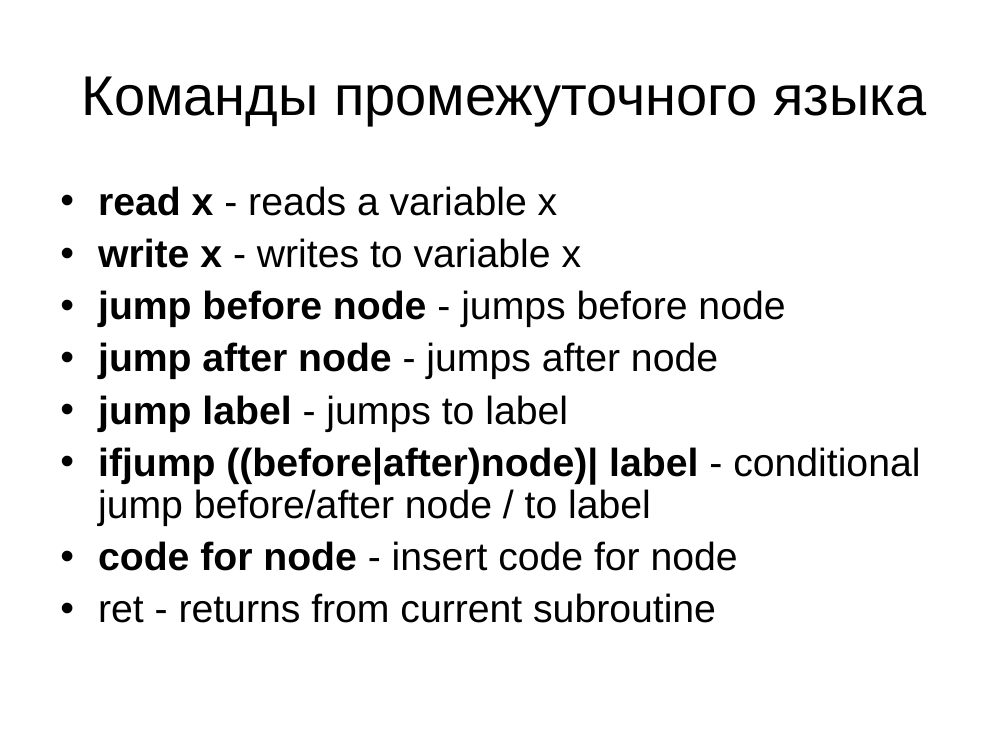
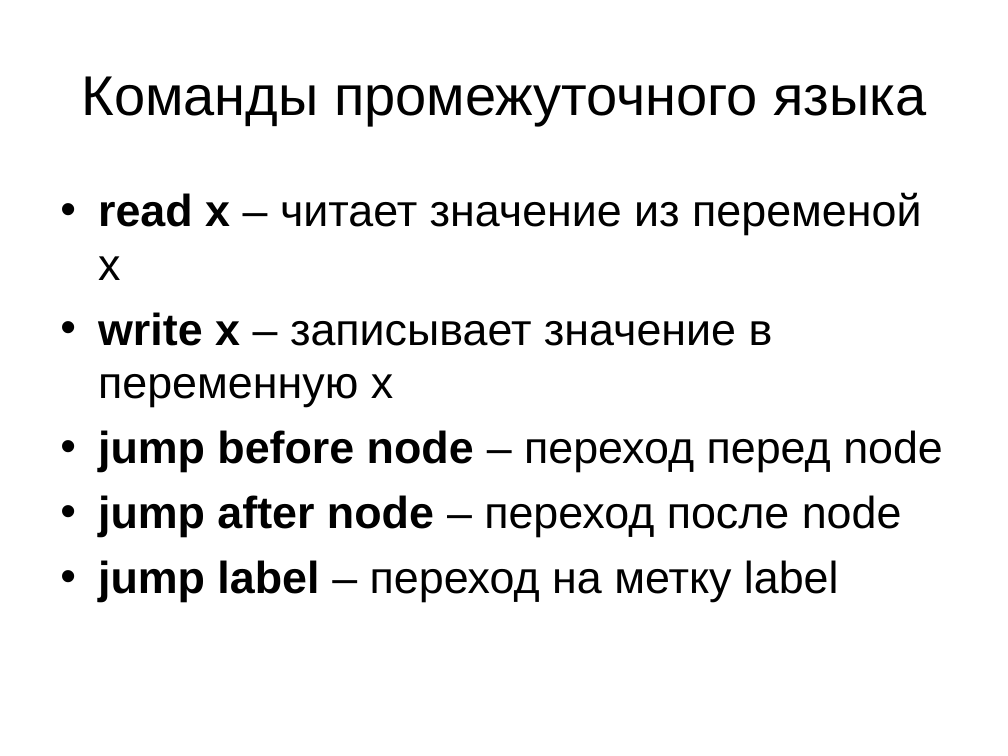
Before and after one commit to mazine/umk, a slide deck: slide 3 of presentations/Dataflow.ppt. Drawn at 1008x756 pixels with LibreOffice and Linux fonts; fonts in the diff are those of the drawing. Boxes give left, top, right and bottom in pixels: in the first picture for what was removed or moved away, otherwise in the second. Text is boxed around its words. In the diff, an @@ line names an element or a change of style, - is before the commit and + after.

```diff
--- a/presentations/Dataflow.ppt
+++ b/presentations/Dataflow.ppt
@@ text at (x1=98, y1=192, x2=943, y2=602): text changed; size 28 to 32 pt @@
-• read x - reads a variable x
-• write x - writes to variable x
-• jump before node - jumps before node
-• jump after node - jumps after node
-• jump label - jumps to label
-• ifjump ((before|after)node)| label - conditional jump before/after node / to label
-• code for node - insert code for node
-• ret - returns from current subroutine
+• read x – читает значение из переменой x
+• write x – записывает значение в переменную x
+• jump before node – переход перед node
+• jump after node – переход после node
+• jump label – переход на метку label
```
Also in this commit, not shown: 8 slides added, 1 slide removed, 1 other file.
